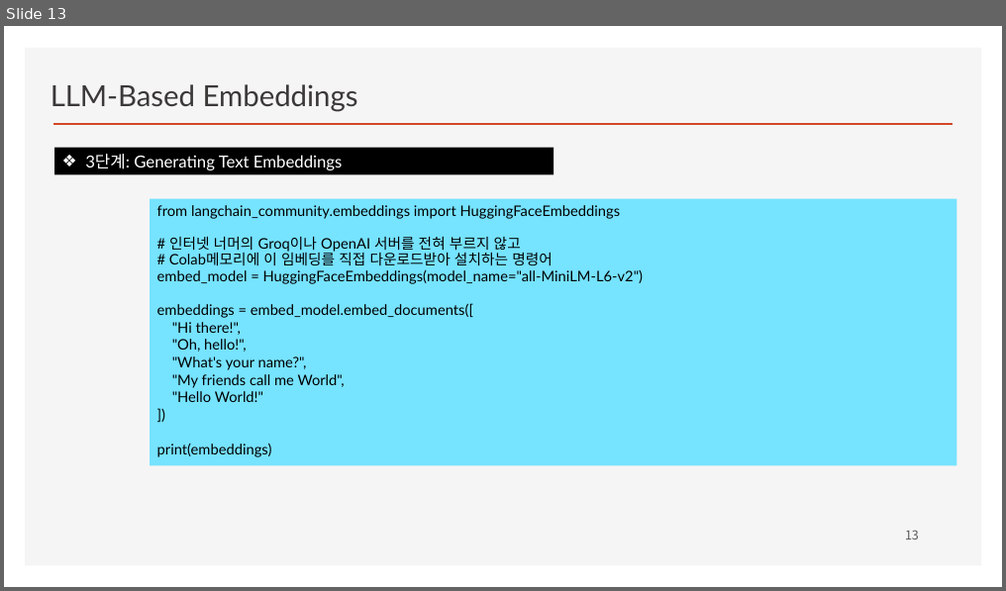
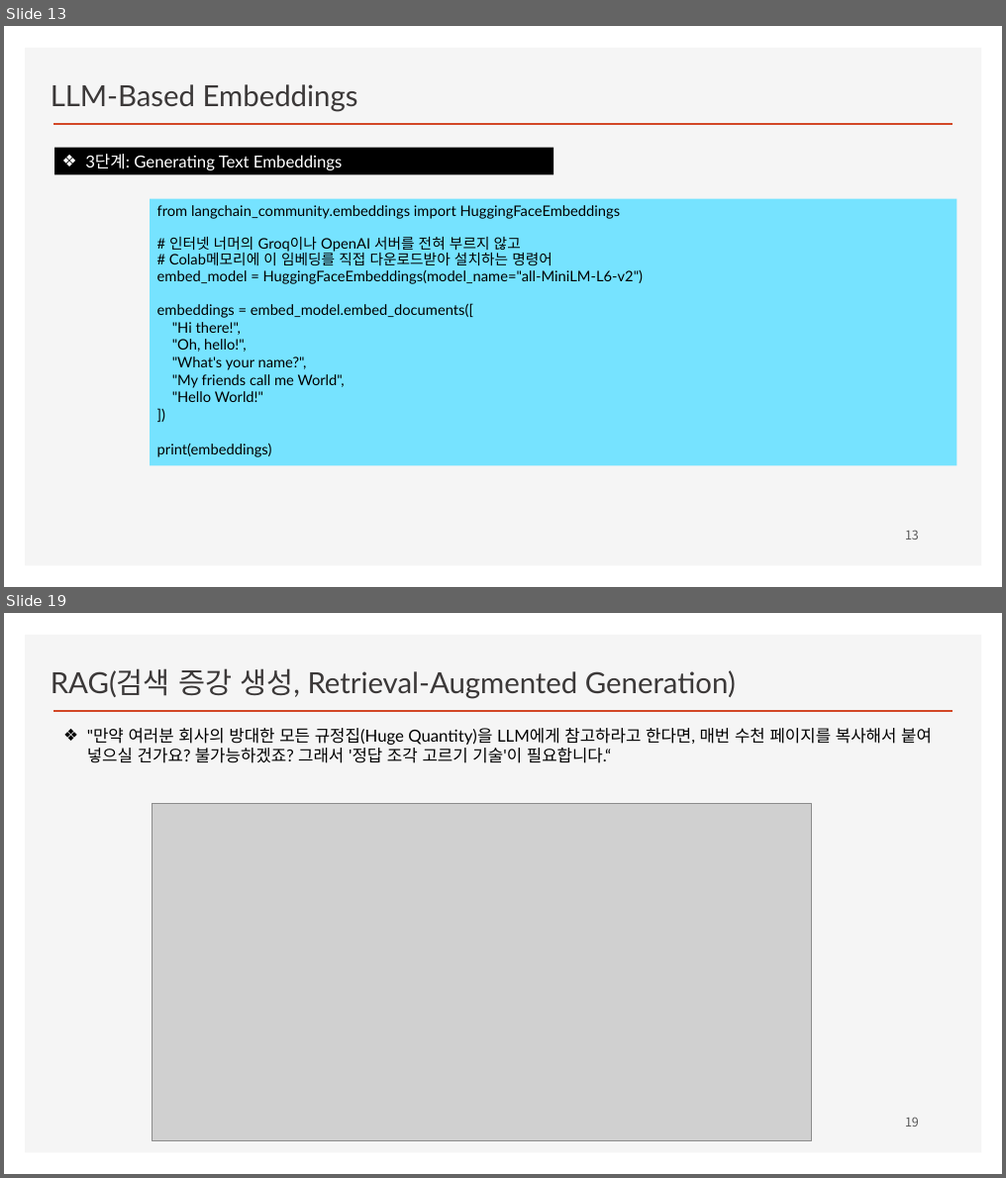
Before and after one commit to ancestor9/2026_Fall_Learning-Langchain-AI-Agent, a slide deck: CHAPTER 2 RAG Part I_Indexing Your Data.pptx. Shown one above the other, each under a label of ours: slide 13 before the commit, slides 13 and 19 after it; the slides between them are not shown. The pictures are 1006x591 and 1006x1178 pixels, drawn with LibreOffice and Linux fonts; fonts in the diff are those of the drawing; grey boxes stand for pictures; background and template pictures are left out. Boxes give left, top, right and bottom in pixels: in the first picture for what was removed or moved away, otherwise in the second. Text is boxed around its words. In the diff, an @@ line names an element or a change of style, - is before the commit and + after.

```diff
--- a/CHAPTER 2 RAG Part I_Indexing Your Data.pptx
+++ b/CHAPTER 2 RAG Part I_Indexing Your Data.pptx
@@ slide 19 added at box(4, 613, 1002, 1174), background #FFFFFF; not listed: 2 template elements that a slide beside it also shows @@
@@ text added at box(51, 668, 736, 698), 28 pt, text #3B3838 @@
+RAG(검색 증강 생성, Retrieval-Augmented Generation)
@@ text added at box(87, 728, 932, 763), 16 pt, text #000000 @@
+❖ "만약 여러분 회사의 방대한 모든 규정집(Huge Quantity)을 LLM에게 참고하라고 한다면, 매번 수천 페이지를 복사해서 붙여 넣으실 건가요? 불가능하겠죠? 그래서 '정답 조각 고르기 기술'이 필요합니다.“
@@ picture added at box(152, 803, 812, 1142) @@
@@ page number added at box(905, 1117, 919, 1127), 12 pt, text #595959 @@
+19
```
Also in this commit, not shown: 1 slide changed, 4 other slides added.
